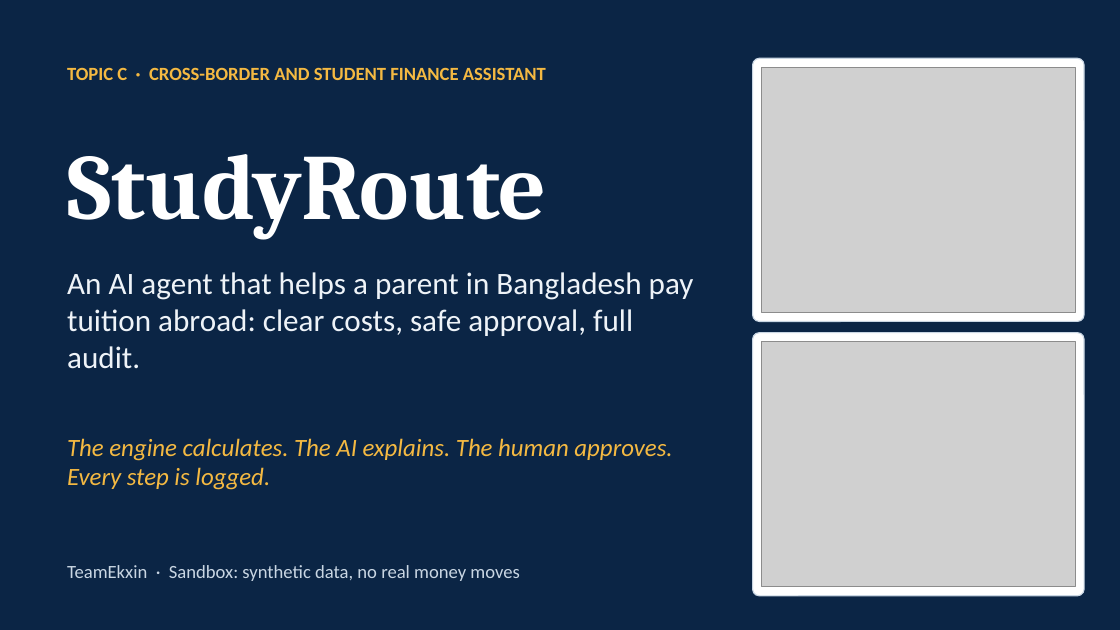
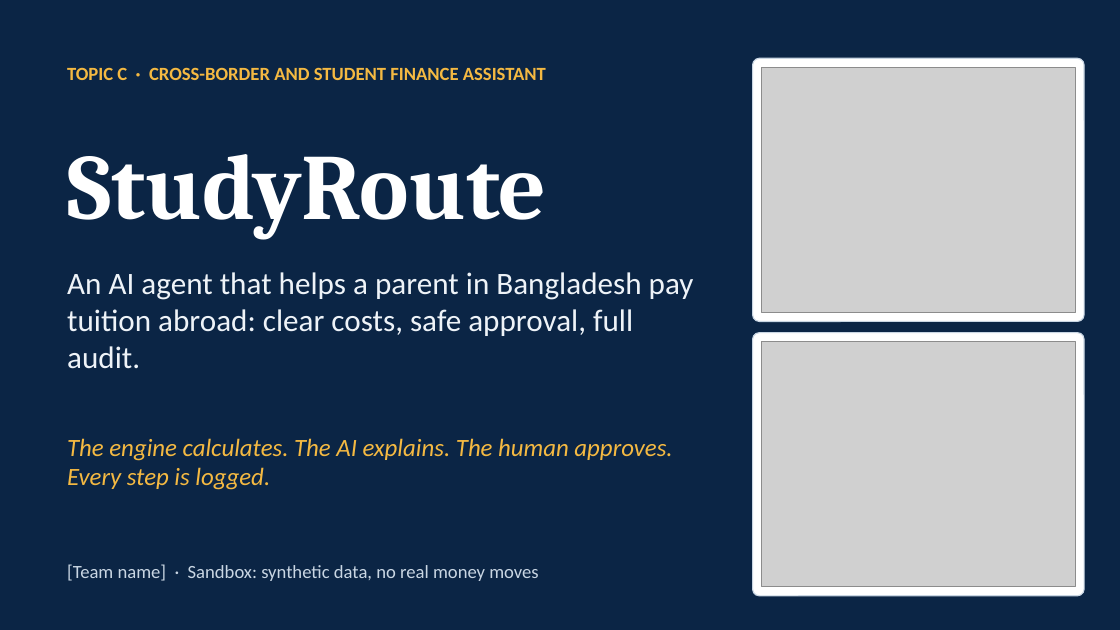
Before and after one commit to NoobCrow/StudyRoute, a slide deck: slide 1 of submission/StudyRoute_Deck.pptx. Drawn at 1120x630 pixels with LibreOffice and Linux fonts; fonts in the diff are those of the drawing; grey boxes stand for pictures. Boxes give left, top, right and bottom in pixels: in the first picture for what was removed or moved away, otherwise in the second. Text is boxed around its words. In the diff, an @@ line names an element or a change of style, - is before the commit and + after.

```diff
--- a/submission/StudyRoute_Deck.pptx
+++ b/submission/StudyRoute_Deck.pptx
@@ text at (67,564,538,581): text changed @@
-TeamEkxin · Sandbox: synthetic data, no real money moves
+[Team name] · Sandbox: synthetic data, no real money moves
```
Also in this commit, not shown: 3 other slides changed, 23 other files.
